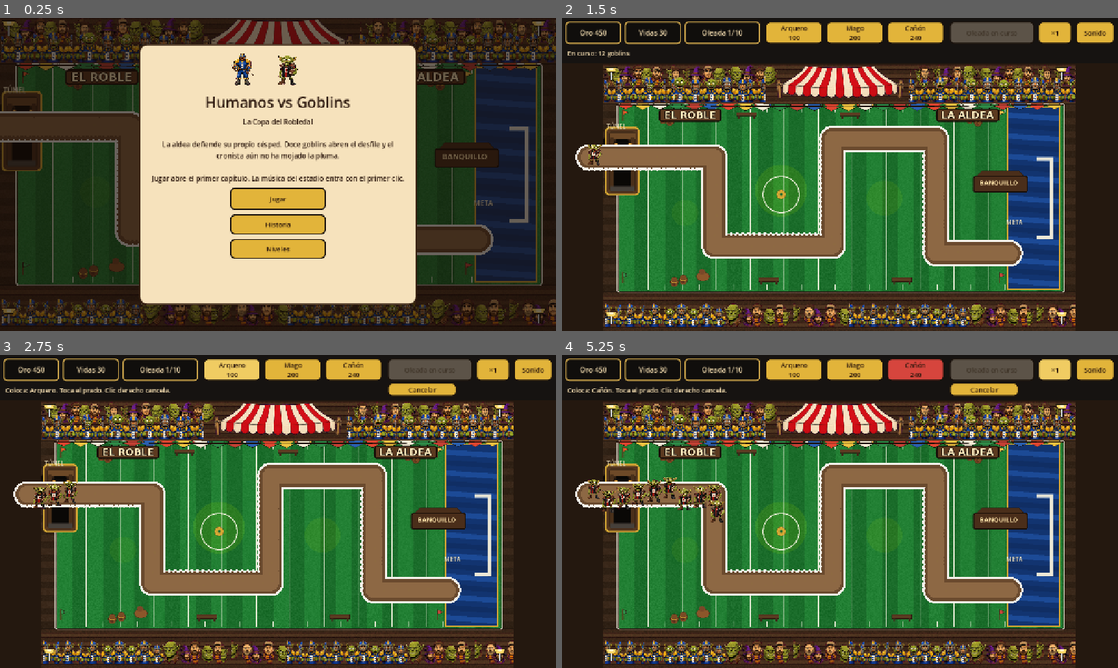
Above: before the commit, frames 1-4 (two rows, left to right).
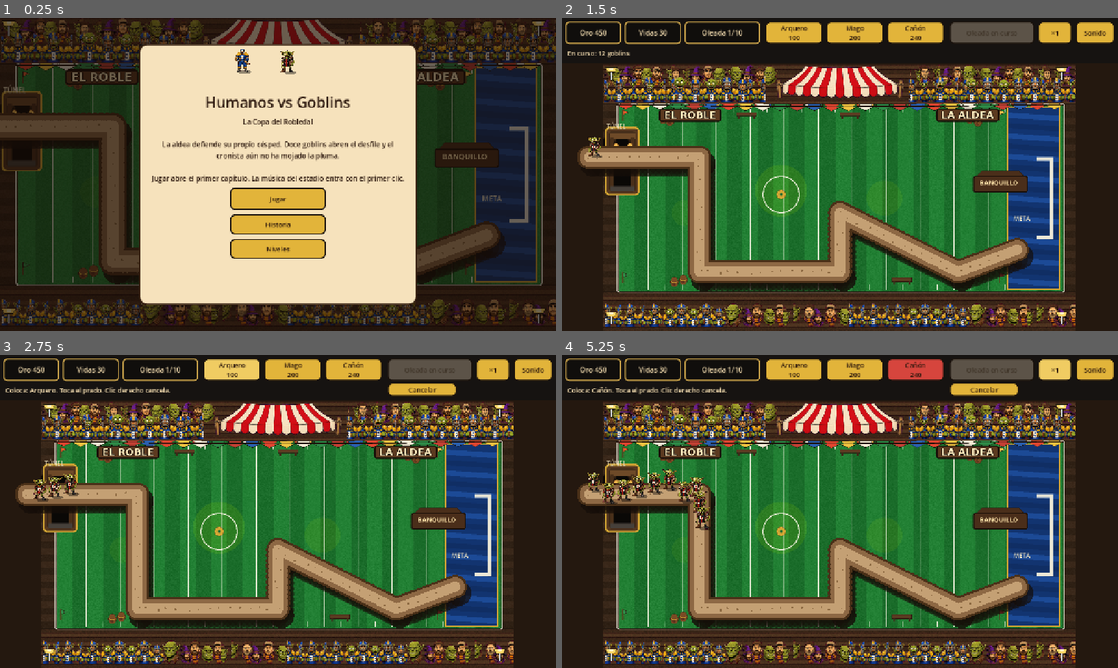
Above: after the commit, the same moments.

Repository: davidquirossoltero-commits/humanos-vs-goblins
Game: Godot game, scene res://scenes/main.tscn
The game is run twice, just before and just after one commit, with the same random seed, the same clock (stepped at 60 frames per second) and the same inputs.
Inputs:
- Up to frame 1 (0.25 s): no input
- Up to frame 2 (1.5 s): click "Jugar" at 0.5 s; click "Empezar ya (3)" at 1.25 s
- Up to frame 3 (2.75 s): click "Arquero 100" at 2 s
- Up to frame 4 (5.25 s): click "Mago 200" at 2.75 s; click "Cañón 240" at 3.5 s; click "×1" at 4.25 s; click "×2" at 5 s

The runs differ from the first frame. In frame 1, 5.8% of the frame differs, in the area x 0-91%, y 10-86%; in frame 2, 17%; in frame 3, 17%; in frame 4, 17%, in the area x 2-85%, y 34-88%.

Commit message:
Añade la pausa con Escape, suaviza la música y separa los caminos.
Escape detiene el partido. El ambiente pasa a un colchón de estadio grabado, y cada campo tiene una ruta distinta con algo de relieve.

Co-authored-by: david.quiros.soltero <david.quiros.soltero@gmail.com>

Diff:
--- a/data/campaign.json
+++ b/data/campaign.json
@@ -30,18 +30,17 @@
         "build_margin": 28,
         "pitch": "pitch_foso",
         "waypoints": [
-          {"x": -40, "y": 200},
-          {"x": 240, "y": 200},
-          {"x": 240, "y": 520},
-          {"x": 540, "y": 520},
-          {"x": 540, "y": 180},
-          {"x": 840, "y": 180},
-          {"x": 840, "y": 500},
-          {"x": 1140, "y": 500}
+          {"x": -40, "y": 150},
+          {"x": 1040, "y": 150},
+          {"x": 1040, "y": 330},
+          {"x": 180, "y": 330},
+          {"x": 180, "y": 510},
+          {"x": 1040, "y": 510},
+          {"x": 1160, "y": 360}
         ],
         "blocked": [
-          {"x": 0, "y": 140, "w": 78, "h": 150},
-          {"x": 1040, "y": 400, "w": 240, "h": 280}
+          {"x": 0, "y": 80, "w": 78, "h": 160},
+          {"x": 1060, "y": 250, "w": 220, "h": 220}
         ]
       }
     },
@@ -63,18 +62,15 @@
         "build_margin": 28,
         "pitch": "pitch_coliseo",
         "waypoints": [
-          {"x": -30, "y": 340},
-          {"x": 260, "y": 340},
-          {"x": 260, "y": 170},
-          {"x": 580, "y": 170},
-          {"x": 580, "y": 540},
-          {"x": 920, "y": 540},
-          {"x": 920, "y": 250},
-          {"x": 1180, "y": 250}
+          {"x": -40, "y": 600},
+          {"x": 420, "y": 180},
+          {"x": 760, "y": 560},
+          {"x": 1080, "y": 200},
+          {"x": 1180, "y": 320}
         ],
         "blocked": [
-          {"x": 0, "y": 260, "w": 70, "h": 170},
-          {"x": 1060, "y": 150, "w": 220, "h": 220}
+          {"x": 0, "y": 520, "w": 80, "h": 160},
+          {"x": 1060, "y": 180, "w": 220, "h": 240}
         ]
       }
     }
--- a/data/map.json
+++ b/data/map.json
@@ -7,13 +7,12 @@
   "build_margin": 28,
   "waypoints": [
     {"x": -40, "y": 250},
-    {"x": 300, "y": 250},
-    {"x": 300, "y": 490},
-    {"x": 620, "y": 490},
-    {"x": 620, "y": 200},
-    {"x": 900, "y": 200},
-    {"x": 900, "y": 510},
-    {"x": 1100, "y": 510}
+    {"x": 260, "y": 250},
+    {"x": 260, "y": 560},
+    {"x": 640, "y": 560},
+    {"x": 640, "y": 400},
+    {"x": 960, "y": 560},
+    {"x": 1120, "y": 500}
   ],
   "blocked": [
     {"x": 0, "y": 180, "w": 78, "h": 150},
--- a/scripts/draw_art.gd
+++ b/scripts/draw_art.gd
@@ -46,9 +46,13 @@
 	if texture == null:
 		c.draw_circle(pos, 18.0, Color("c4312e"))
 		return
+	var depth := lerpf(0.74, 1.28, clampf(pos.y / 720.0, 0.0, 1.0))
+	var used_h := height * depth
 	var aspect := float(texture.get_width()) / float(texture.get_height())
-	var width := height * aspect
+	var width := used_h * aspect
 	var sign := -1.0 if flip else 1.0
-	c.draw_set_transform(pos, rotation, Vector2(sign, 1.0))
-	c.draw_texture_rect(texture, Rect2(-width * 0.5, -height * 0.5, width, height), false, tint)
+	c.draw_set_transform(pos + Vector2(8.0 * depth, 6.0), 0.0, Vector2(width * 0.38, used_h * 0.09))
+	c.draw_circle(Vector2.ZERO, 1.0, Color(0, 0, 0, 0.4))
+	c.draw_set_transform(pos + Vector2(0, -used_h * 0.38), rotation, Vector2(sign, 1.0))
+	c.draw_texture_rect(texture, Rect2(-width * 0.5, -used_h * 0.5, width, used_h), false, tint)
 	c.draw_set_transform(Vector2.ZERO, 0.0, Vector2.ONE)
--- a/scripts/draw_map.gd
+++ b/scripts/draw_map.gd
@@ -15,9 +15,13 @@
 	var pts := PackedVector2Array()
 	for waypoint in map.waypoints:
 		pts.append(Vector2(float(waypoint.x), float(waypoint.y)))
-	_sausage(c, pts, 36.0, Color("f4f1ea"))
-	_sausage(c, pts, 30.0, Color("6a4a2e"))
-	_sausage(c, pts, 22.0, Color("8d6844"))
+	var wall := PackedVector2Array()
+	for point in pts:
+		wall.append(point + Vector2(10, 18))
+	_sausage(c, wall, 34.0, Color(0.08, 0.05, 0.03, 0.45))
+	_sausage(c, pts, 32.0, Color("4a3018"))
+	_sausage(c, pts, 26.0, Color("8d6844"))
+	_sausage(c, pts, 14.0, Color("c4a074"))
 	_pebbles(c, pts, rng)
 	if pts.size() >= 2:
 		_label(c, Vector2(8, pts[1].y - 78), "TÚNEL")
--- a/scripts/game_world.gd
+++ b/scripts/game_world.gd
@@ -36,6 +36,7 @@
 var base_scale := Vector2.ONE
 var campaign: Dictionary = {}
 var chapter := 0
+var paused := false
 var cleared: Array = []
 var _base_waves: Array = []
 var _base_map: Dictionary = {}
@@ -69,10 +70,22 @@
 
 
 func _process(delta: float) -> void:
+	if paused:
+		return
 	_update_pointer()
 	var scale := float(speed) if phase == "combat" else 1.0
 	advance(minf(delta * scale, 0.15))
 	_apply_xform()
+
+
+func toggle_pause() -> void:
+	if phase != "ready" and phase != "combat":
+		return
+	paused = not paused
+	if paused:
+		placing = ""
+		selected_id = -1
+	changed.emit()
 
 
 func advance(seconds: float) -> void:
@@ -100,6 +113,7 @@
 	if index < 0 or index >= chapter_count():
 		return
 	chapter = index
+	paused = false
 	_apply_chapter()
 	_reset_match()
 	phase = "ready"
@@ -109,6 +123,7 @@
 
 
 func go_menu() -> void:
+	paused = false
 	chapter = 0
 	catalog.waves = _base_waves.duplicate(true)
 	catalog.map = _base_map.duplicate(true)
@@ -148,6 +163,7 @@
 
 
 func restart() -> void:
+	paused = false
 	_apply_chapter()
 	_reset_match()
 	phase = "ready"
@@ -227,14 +243,12 @@
 
 
 func toggle_sound() -> void:
-	sfx.enabled = not sfx.enabled
-	if sfx.enabled:
-		sfx.unlock()
+	sfx.set_muted(sfx.enabled)
 	changed.emit()
 
 
 func pick_tower(id: String) -> void:
-	if phase == "menu" or phase == "won" or phase == "lost":
+	if paused or phase == "menu" or phase == "won" or phase == "lost":
 		return
 	if placing == id:
 		placing = ""
@@ -261,7 +275,7 @@
 func try_place(x: float, y: float) -> String:
 	if placing == "":
 		return "Elige una torre de la tienda."
-	if phase == "menu" or phase == "won" or phase == "lost":
+	if paused or phase == "menu" or phase == "won" or phase == "lost":
 		return "Ahora no puedes construir."
 	var definition := catalog.tower(placing)
 	var cost := int(definition.cost)
@@ -821,7 +835,7 @@
 
 
 func _unhandled_input(event: InputEvent) -> void:
-	if phase == "menu" or phase == "won" or phase == "lost":
+	if paused or phase == "menu" or phase == "won" or phase == "lost":
 		return
 	if event is InputEventMouseButton and event.pressed:
 		var button := event as InputEventMouseButton
--- a/scripts/hud.gd
+++ b/scripts/hud.gd
@@ -34,6 +34,7 @@
 var story_button: Button
 var levels_button: Button
 var back_button: Button
+var restart_button: Button
 var chapter_box: VBoxContainer
 var chapter_buttons: Array = []
 var _card_key := ""
@@ -342,16 +343,24 @@
 	back_button = _button("Menú")
 	back_button.custom_minimum_size = Vector2(220, 46)
 	back_button.size_flags_horizontal = Control.SIZE_SHRINK_CENTER
+	restart_button = _button("Reiniciar capítulo")
+	restart_button.custom_minimum_size = Vector2(260, 46)
+	restart_button.size_flags_horizontal = Control.SIZE_SHRINK_CENTER
+	restart_button.pressed.connect(func() -> void:
+		world.paused = false
+		world.restart()
+	)
+	box.add_child(restart_button)
 	back_button.pressed.connect(_on_back)
 	box.add_child(back_button)
 
 
 func _refresh_overlay() -> void:
-	var show := world.phase == "menu" or world.phase == "won" or world.phase == "lost"
+	var show := world.paused or world.phase == "menu" or world.phase == "won" or world.phase == "lost"
 	overlay.visible = show
-	bar.visible = not show
+	bar.visible = world.phase == "ready" or world.phase == "combat"
 	overlay.mouse_filter = MOUSE_FILTER_STOP if show else MOUSE_FILTER_IGNORE
-	var page := menu_page if world.phase == "menu" else world.phase
+	var page := "paused" if world.paused else (menu_page if world.phase == "menu" else world.phase)
 	if not show or (_overlay_phase == page and world.phase != "menu"):
 		if show and world.phase != "menu":
 			overlay_body.text = _overlay_copy()
@@ -369,6 +378,7 @@
 	levels_button.visible = false
 	chapter_box.visible = false
 	back_button.visible = false
+	restart_button.visible = false
 	overlay_button.visible = true
 	overlay_body.custom_minimum_size = Vector2(520, 96)
 	if page == "title":
@@ -395,6 +405,13 @@
 			var button: Button = chapter_buttons[i]
 			var mark := "  ·  superado" if world.chapter_cleared(i) else ""
 			button.text = world.chapter_name(i) + mark
+	elif page == "paused":
+		overlay_title.text = "Pausa"
+		overlay_button.text = "Continuar"
+		restart_button.visible = true
+		back_button.visible = true
+		back_button.text = "Menú principal"
+		overlay_body.text = "El partido está detenido. Escape o Continuar lo reanudan."
 	elif page == "won":
 		var last := not world.has_next_chapter()
 		overlay_title.text = "¡La copa es del Roble!" if last else "¡Capítulo superado!"
@@ -420,6 +437,9 @@
 
 func _on_overlay_button() -> void:
 	world.sfx.unlock()
+	if world.paused:
+		world.toggle_pause()
+		return
 	if world.phase == "menu":
 		menu_page = "title"
 		world.chapter = 0
@@ -436,6 +456,11 @@
 
 func _on_back() -> void:
 	world.sfx.unlock()
+	if world.paused:
+		menu_page = "title"
+		_overlay_phase = ""
+		world.go_menu()
+		return
 	if world.phase == "menu":
 		menu_page = "title"
 		_overlay_phase = ""
--- a/scripts/main.gd
+++ b/scripts/main.gd
@@ -47,7 +47,9 @@
 	match key.keycode:
 		KEY_SPACE:
 			get_viewport().set_input_as_handled()
-			if world.phase == "menu":
+			if world.paused:
+				world.toggle_pause()
+			elif world.phase == "menu":
 				world.play()
 			elif world.phase == "ready":
 				world.start_wave()
@@ -63,9 +65,14 @@
 			world.pick_tower("canon")
 			get_viewport().set_input_as_handled()
 		KEY_ESCAPE:
-			world.cancel_place()
-			world.clear_selection()
 			get_viewport().set_input_as_handled()
+			if world.phase == "menu":
+				if hud.menu_page != "title":
+					hud.menu_page = "title"
+					hud._overlay_phase = ""
+					hud.refresh()
+			elif world.phase == "ready" or world.phase == "combat":
+				world.toggle_pause()
 		KEY_F:
 			world.toggle_speed()
 			get_viewport().set_input_as_handled()
--- a/scripts/sfx.gd
+++ b/scripts/sfx.gd
@@ -10,8 +10,7 @@
 var _voices: Array = []
 var _rate := 22050.0
 var _rng := RandomNumberGenerator.new()
-var _music_time := 0.0
-var _crowd := 0.0
+var _music: AudioStreamPlayer
 
 
 func _ready() -> void:
@@ -27,6 +26,14 @@
 	_player.volume_db = 0.0
 	add_child(_player)
 	_rng.seed = 17
+	_music = AudioStreamPlayer.new()
+	var loaded := load("res://audio/stadium.wav") as AudioStream
+	if loaded is AudioStreamWAV:
+		(loaded as AudioStreamWAV).loop_mode = AudioStreamWAV.LOOP_FORWARD
+	_music.stream = loaded
+	_music.volume_db = -16.0
+	add_child(_music)
+	_music.play()
 	_ensure_playing()
 
 
@@ -66,7 +73,6 @@
 				shaped = (1.0 if sine >= 0.0 else -1.0) if int(voice.shape) == 0 else sine
 			sample += shaped * env * float(voice.amp)
 		_voices = alive
-		sample += _stadium()
 		sample = clampf(sample, -1.0, 1.0)
 		_playback.push_frame(Vector2(sample, sample))
 
@@ -74,7 +80,20 @@
 func unlock() -> void:
 	_resume_web_audio()
 	_ensure_playing()
+	if _music and enabled and not _music.playing:
+		_music.play()
 	_add(660.0, 740.0, 0.09, 0.42, 2, 0.0)
+
+
+func set_muted(turn_off: bool) -> void:
+	enabled = not turn_off
+	set_process(enabled)
+	if _music:
+		_music.stream_paused = not enabled
+		if enabled and not _music.playing:
+			_music.play()
+	if enabled:
+		unlock()
 
 
 func play(kind: String) -> void:
@@ -148,21 +167,6 @@
 		AudioServer.set_bus_volume_db(master, 0.0)
 
 
-func _stadium() -> float:
-	_music_time += 1.0 / _rate
-	var t := _music_time
-	var organ := sin(TAU * 98.0 * t) * 0.045
-	organ += sin(TAU * 146.8 * t) * 0.028
-	organ += sin(TAU * 196.0 * t) * 0.016
-	var swell := 0.72 + 0.28 * sin(t * 0.33)
-	var beat := fmod(t, 1.15)
-	var drum := 0.0
-	if beat < 0.09:
-		drum = sin(TAU * 72.0 * beat) * (1.0 - beat / 0.09) * 0.07
-	_crowd += (_rng.randf_range(-1.0, 1.0) - _crowd) * 0.015
-	return organ * swell + drum + _crowd * 0.05
-
-
 func _add(freq: float, freq_to: float, dur: float, amp: float, shape: int, delay: float) -> void:
 	if _voices.size() > 14:
 		_voices.pop_front()
Not shown, added: audio/stadium.wav.import
Not shown, added: audio/stadium.wav
